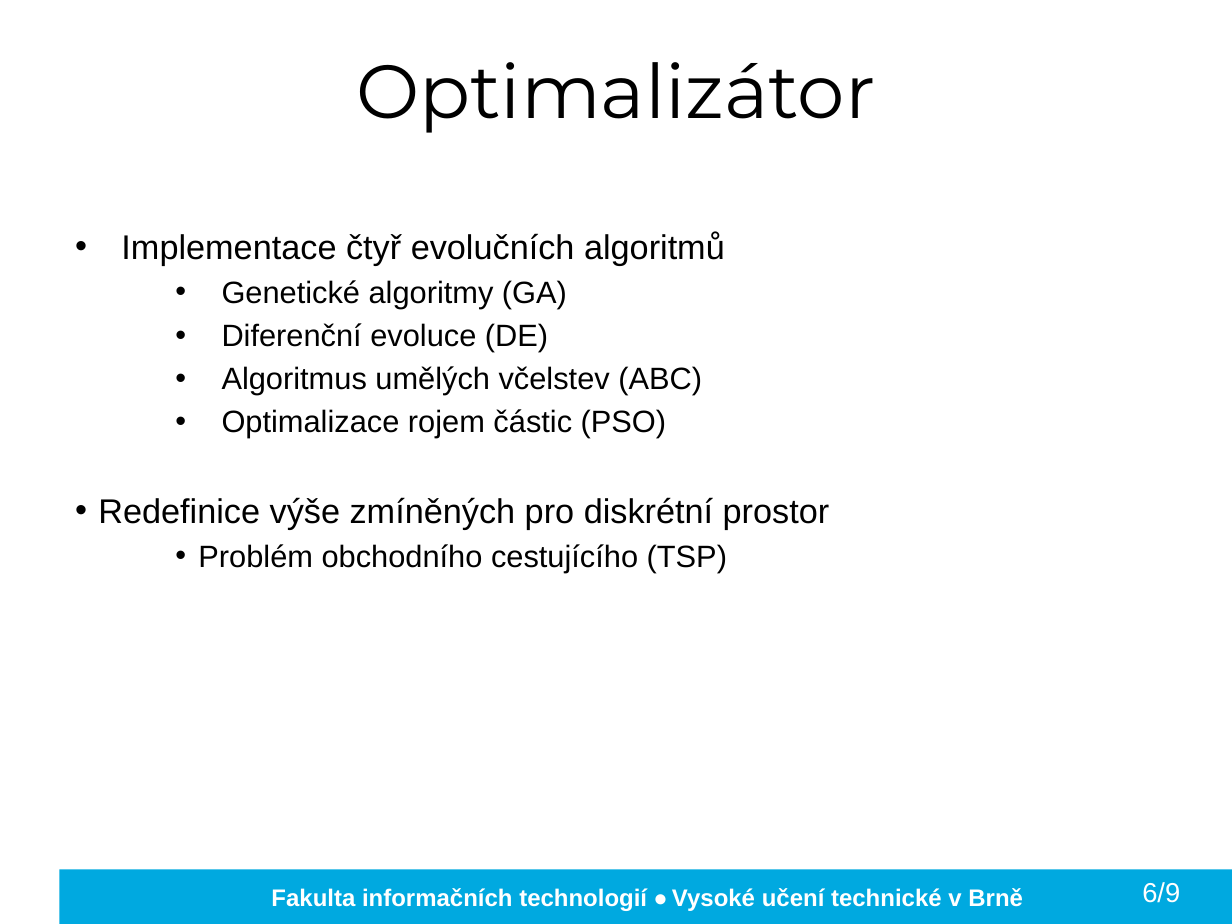
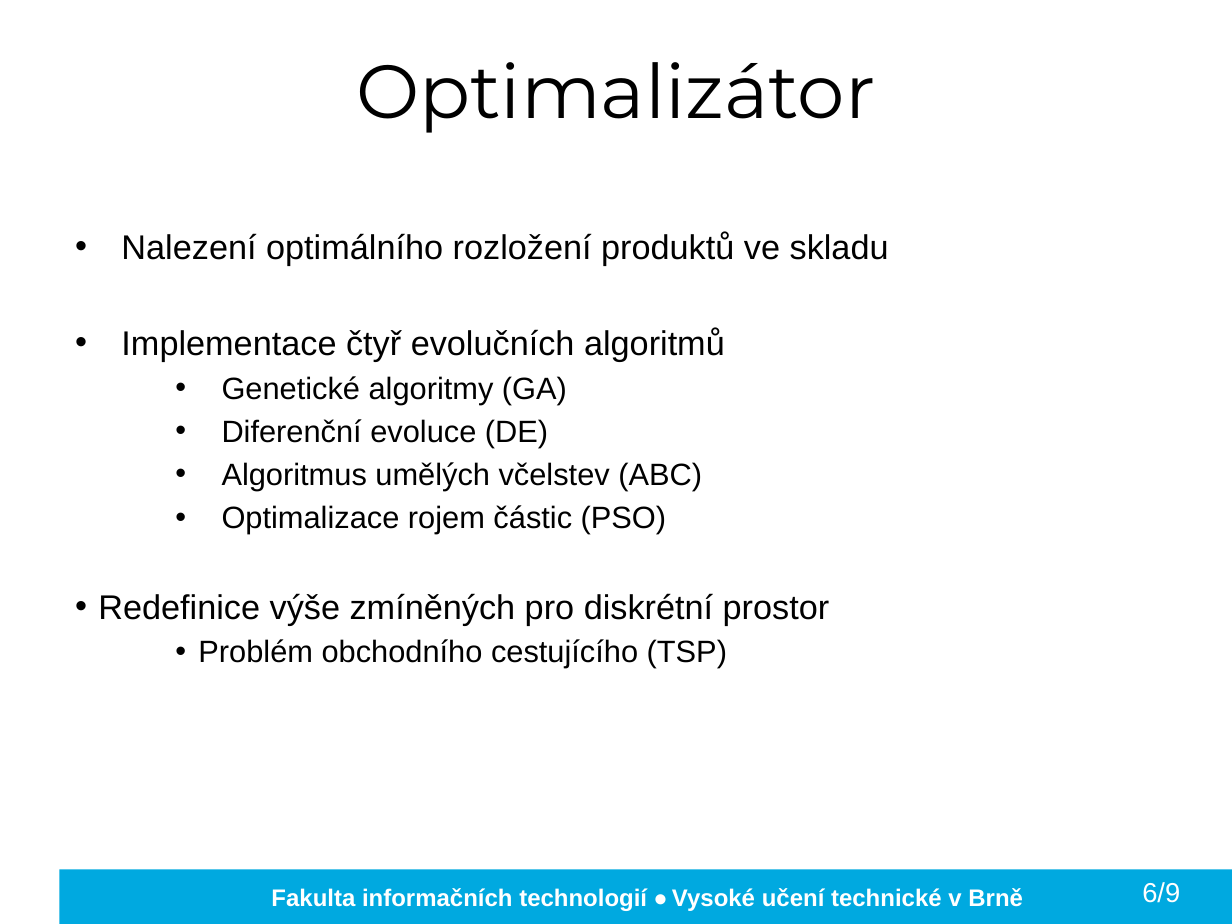
Before and after one commit to kocica/warehouse-manager, a slide deck: slide 10 of doc/xkocic01.pptx. Drawn at 1232x924 pixels with LibreOffice and Linux fonts; fonts in the diff are those of the drawing; background and template pictures are left out. Boxes give left, top, right and bottom in pixels: in the first picture for what was removed or moved away, otherwise in the second. Text is boxed around its words. In the diff, an @@ line names an element or a change of style, - is before the commit and + after.

```diff
--- a/doc/xkocic01.pptx
+++ b/doc/xkocic01.pptx
@@ text at bbox=[121, 232, 889, 266]: paragraph added @@
+• Nalezení optimálního rozložení produktů ve skladu
```
Also in this commit, not shown: 7 other slides changed, 1 slide removed.
